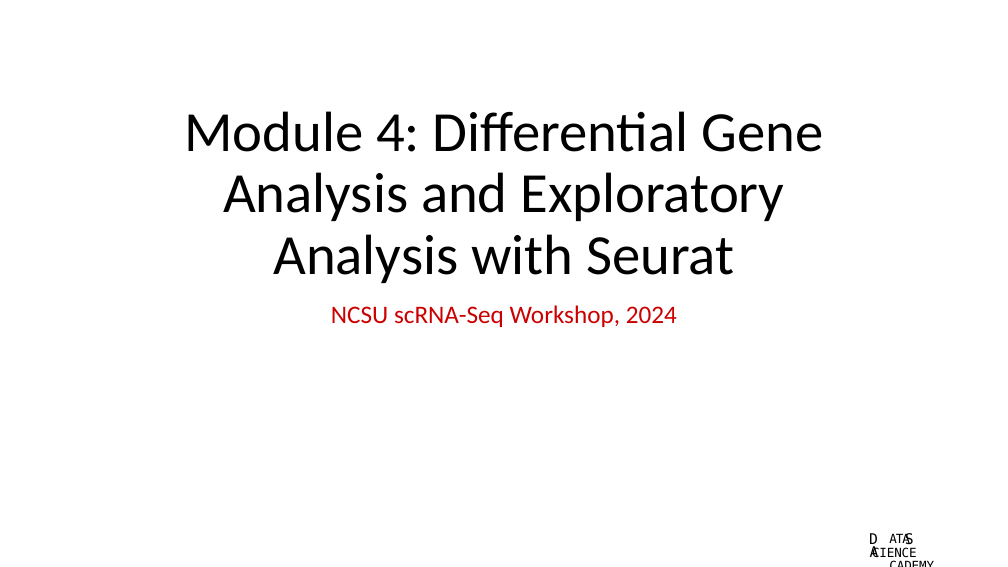
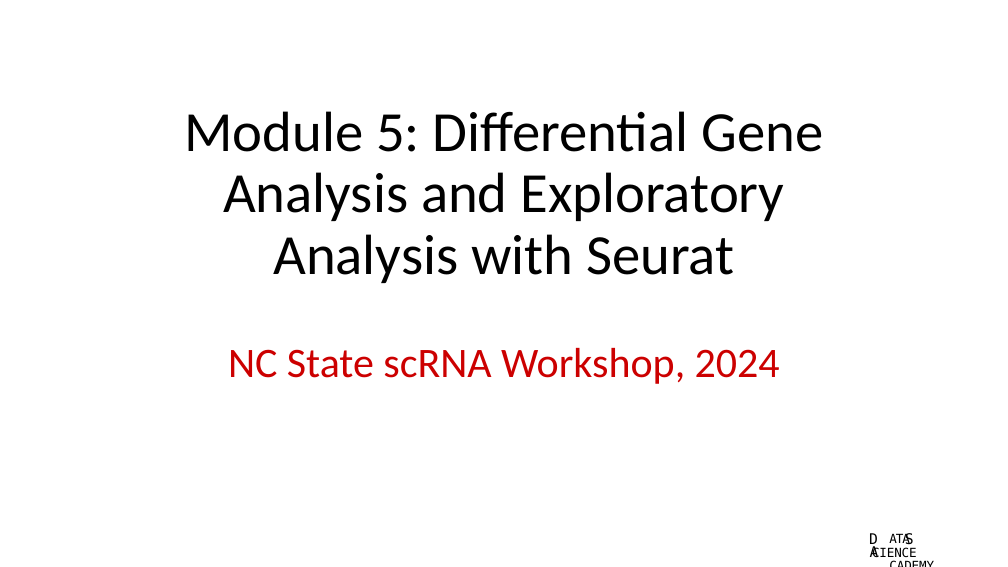
Before and after one commit to bacorli2/scrna_workshop, a slide deck: slide 1 of M5_Seurat_DGE_and_Exploratory/M5_Seurat_DGE_Exploratory.pptx. Drawn at 1008x567 pixels with LibreOffice and Linux fonts; fonts in the diff are those of the drawing; background and template pictures are left out. Boxes give left, top, right and bottom in pixels: in the first picture for what was removed or moved away, otherwise in the second. Text is boxed around its words. In the diff, an @@ line names an element or a change of style, - is before the commit and + after.

```diff
--- a/M5_Seurat_DGE_and_Exploratory/M5_Seurat_DGE_Exploratory.pptx
+++ b/M5_Seurat_DGE_and_Exploratory/M5_Seurat_DGE_Exploratory.pptx
@@ title at bbox=[184, 111, 823, 283]: text changed @@
-Module 4: Differential Gene Analysis and Exploratory Analysis with Seurat
+Module 5: Differential Gene Analysis and Exploratory Analysis with Seurat
@@ subtitle at bbox=[228, 348, 780, 384]: text changed; size 24 to 40 pt @@
-NCSU scRNA-Seq Workshop, 2024
+NC State scRNA Workshop, 2024
```
Also in this commit, not shown: 4 slides removed, 6 other files.
